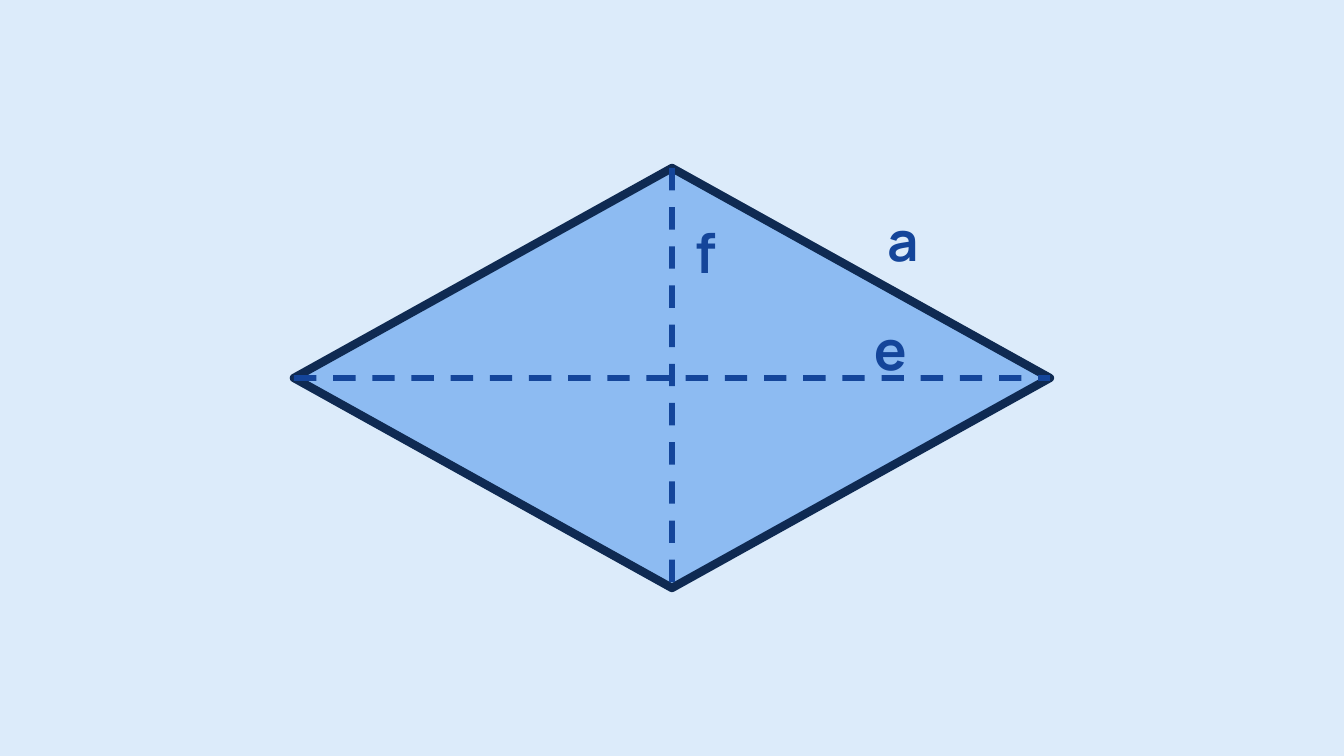
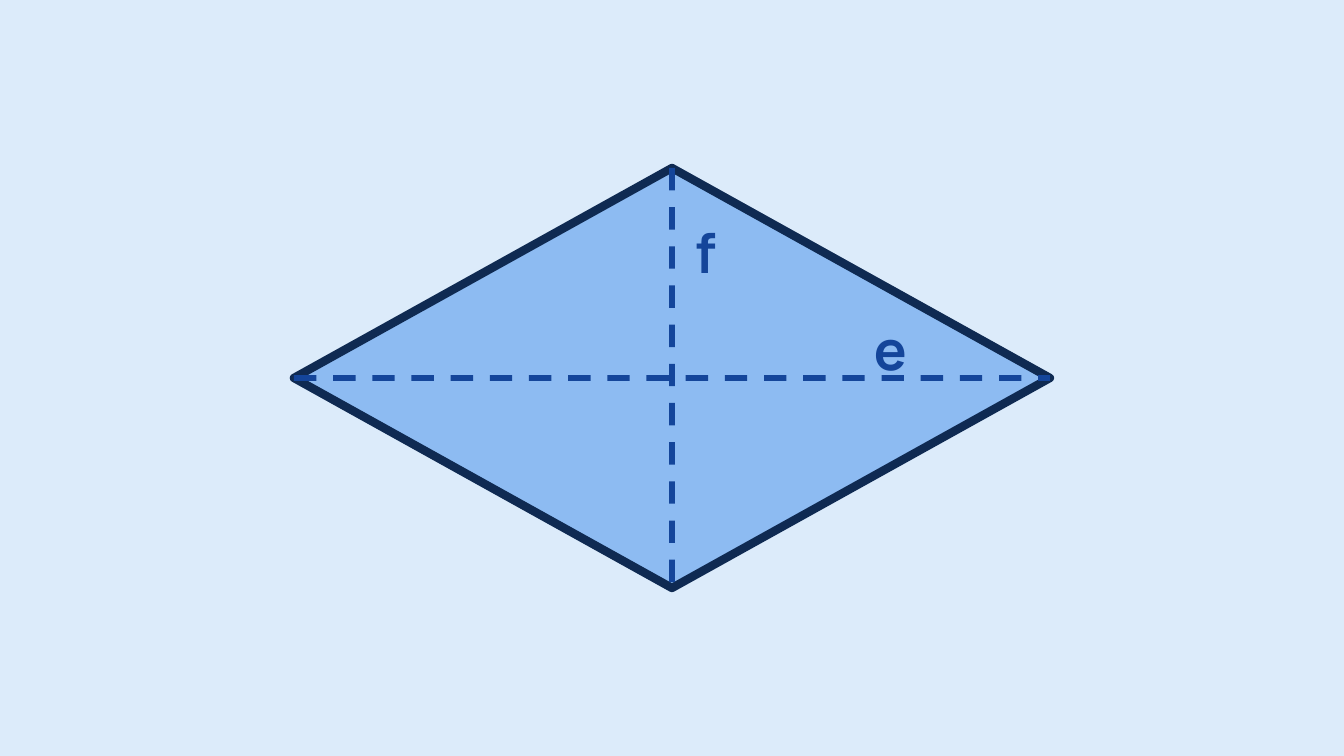
Before and after one commit to arminheske/claudecloud, a slide deck: slide 7 of videoslides/flaecheninhalt-formen.pptx (slide 5 before the commit). Drawn at 1344x756 pixels with LibreOffice and Linux fonts; fonts in the diff are those of the drawing. Boxes give left, top, right and bottom in pixels: in the first picture for what was removed or moved away, otherwise in the second. Text is boxed around its words. In the diff, an @@ line names an element or a change of style, - is before the commit and + after.

```diff
--- a/videoslides/flaecheninhalt-formen.pptx
+++ b/videoslides/flaecheninhalt-formen.pptx
@@ text removed at <box>887,230,918,262</box> @@
-a
```
Also in this commit, not shown: 1 other slide changed, 4 slides added, 28 other files.
